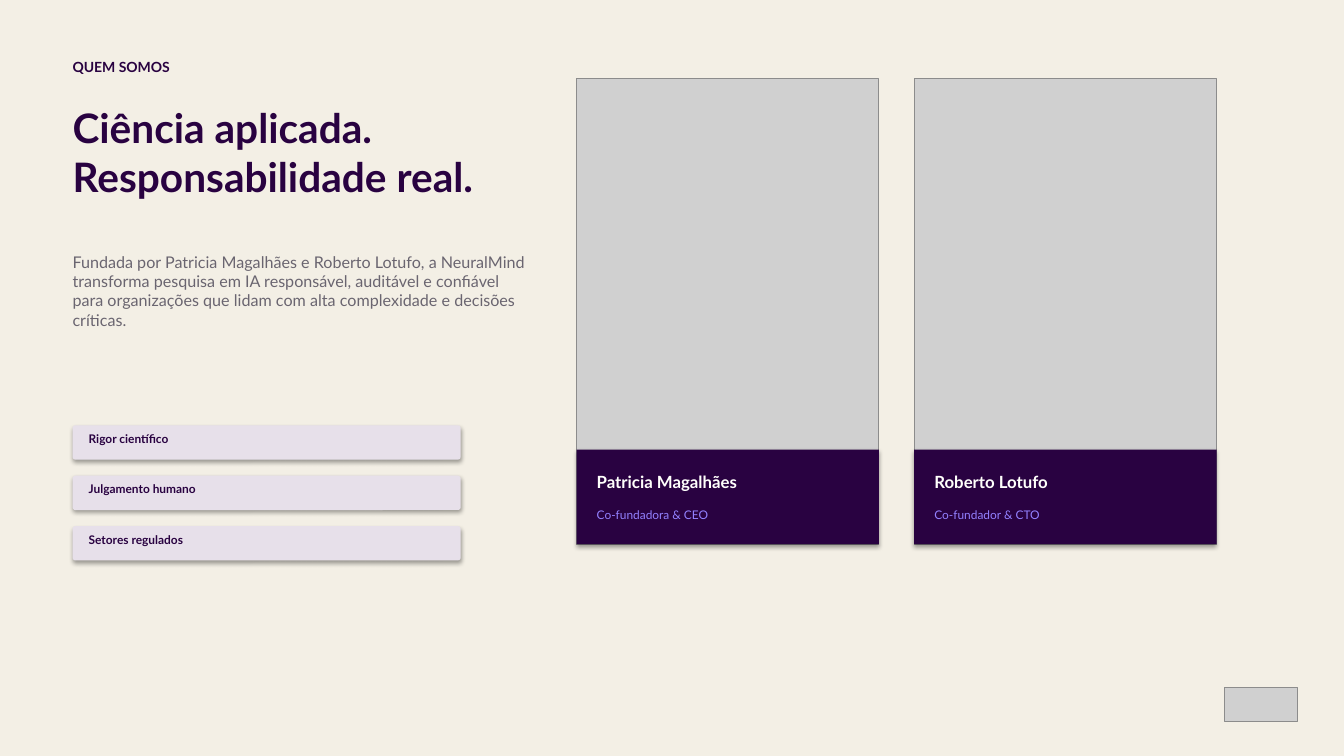
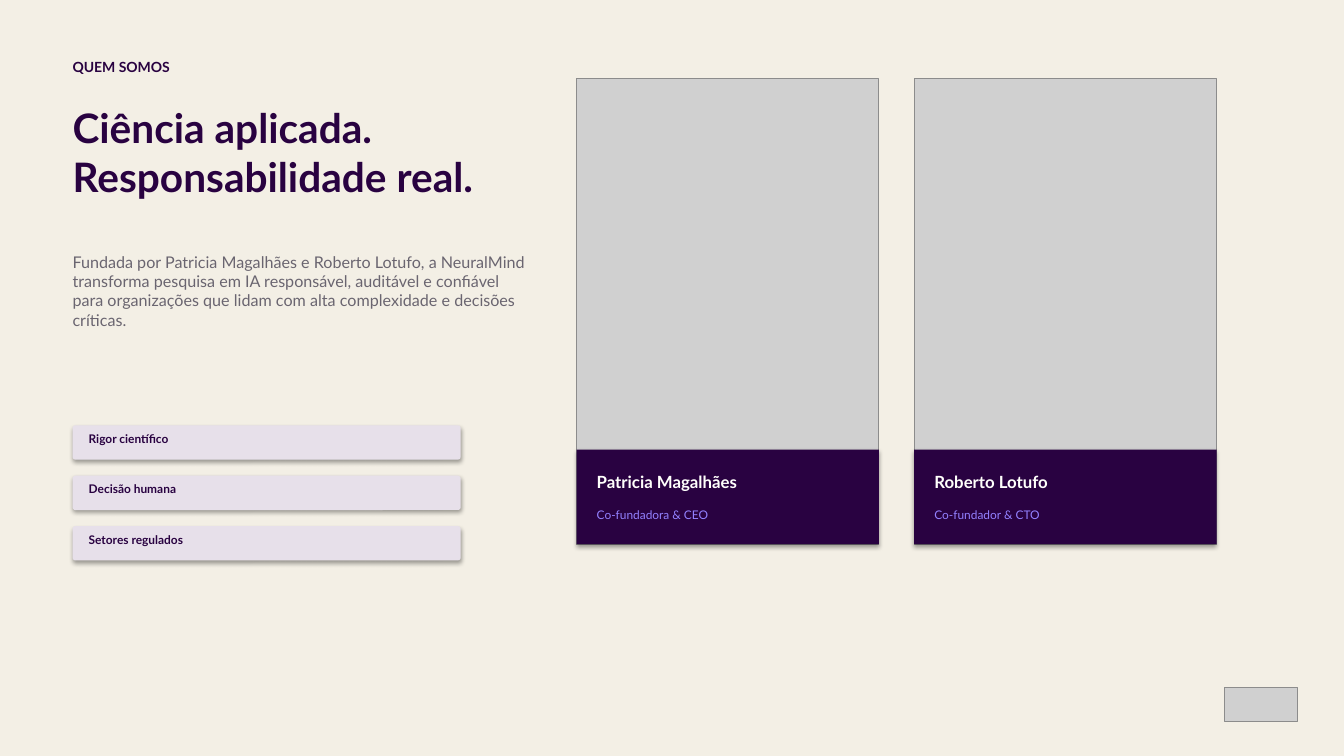
Before and after one commit to mariaorfanelli-nm/brand-guide-nm, a slide deck: slide 11 of Template_Slides_NeuralMind_AI.pptx. Drawn at 1344x756 pixels with LibreOffice and Linux fonts; fonts in the diff are those of the drawing; grey boxes stand for pictures. Boxes give left, top, right and bottom in pixels: in the first picture for what was removed or moved away, otherwise in the second. Text is boxed around its words. In the diff, an @@ line names an element or a change of style, - is before the commit and + after.

Commit message:
align human value with decision positioning

```diff
--- a/Template_Slides_NeuralMind_AI.pptx
+++ b/Template_Slides_NeuralMind_AI.pptx
@@ text at box(89, 484, 176, 493): text changed @@
-Julgamento humano
+Decisão humana
```
Also in this commit, not shown: 2 other files.
